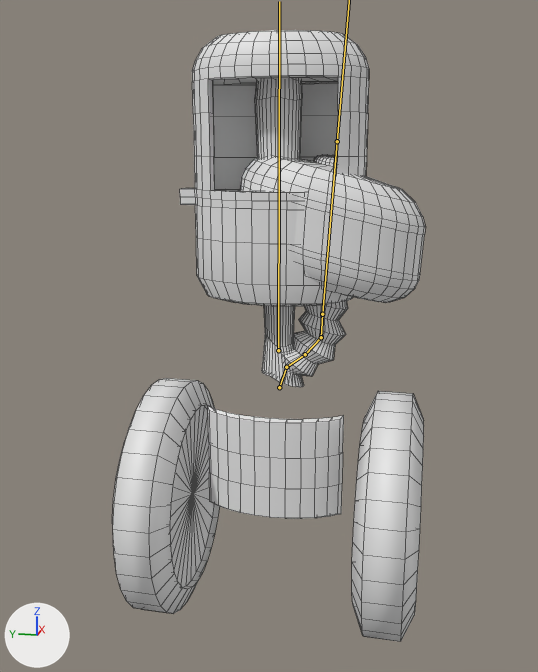
What one commit did to the FBX model Assets/robottikaula.fbx.
Rendered twice from a camera (50 mm lens) standing at (-4.08, -0.76, 2.81) and looking at (0.0, 0.06, 1.79). Every picture has the same lights, and +X, +Y and +Z are marked at lower left. Both versions are drawn at frame 40 of the action 'Armature|EmptyAction.sivuttain.001'; the numbers are the values there. The bones that bend it are drawn over the model as lines. Mesh edges are drawn as thin lines.
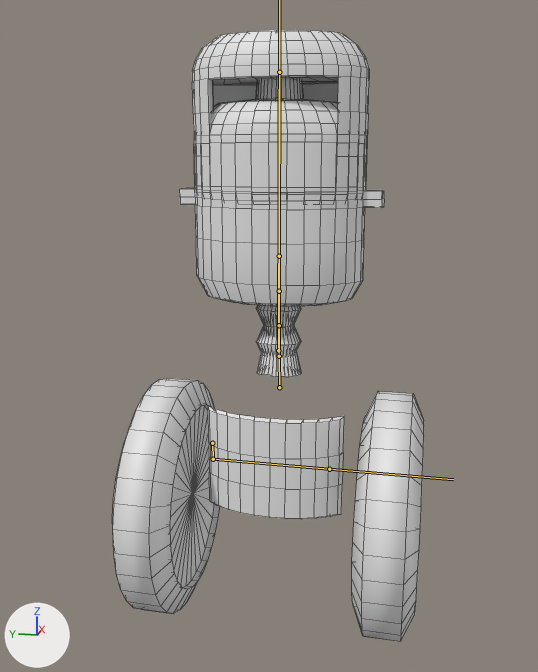
Location of each change, (x1, y1, x2, y2) in pixels of the pictures (538 x 672 px):
'Sphere', posed (17% narrower): before (180, 30, 425, 387); after (180, 30, 384, 377)
bone 'Bone.body.001', root to tip: before (279, 387) to (286, 367); after (279, 387) to (279, 356)
bone 'Bone.body.005', root to tip: before (286, 367) to (305, 354); after (279, 356) to (279, 325)
bone 'Bone.body.004', root to tip: before (305, 354) to (321, 337); after (279, 325) to (279, 291)
bone 'Bone.body.003', root to tip: before (321, 337) to (322, 314); after (279, 291) to (279, 256)
bone 'Bone.body.002', root to tip: before (322, 314) to (337, 141); after (279, 256) to (279, 72)

The change, as a diff of the scene's bpy script:
```diff
--- a/Assets/robottikaula.fbx.py
+++ b/Assets/robottikaula.fbx.py
@@ bone_bone_body_001 @@
 bone_bone_body_001 = bpy.data.objects['Armature'].pose.bones['Bone.body.001']  # child of 'Bone.body'
-bone_bone_body_001.rotation_quaternion = (0.987, 0.158, 0.0, -0.015)  # degrees (18, 0, -2)
-bone_bone_body_001.scale = (1.0, 0.78, 1.0)
+bone_bone_body_001.rotation_quaternion = (1.0, -0.008, 0.0, -0.012)  # degrees (-1, 0, -1)
+bone_bone_body_001.scale = (1.0, 1.12, 1.0)
@@ bone_bone_body_005 @@
 bone_bone_body_005 = bpy.data.objects['Armature'].pose.bones['Bone.body.005']  # child of 'Bone.body.001'
-bone_bone_body_005.rotation_quaternion = (0.968, 0.251, 0.0, -0.021)  # degrees (29, 1, -2)
-bone_bone_body_005.scale = (1.0, 0.97, 1.07)
+bone_bone_body_005.rotation_quaternion = (1.0, 0.002, 0.0, -0.009)  # degrees (0, 0, -1)
+bone_bone_body_005.scale = (1.0, 1.0, 1.0)
@@ bone_bone_body_004 @@
 bone_bone_body_004 = bpy.data.objects['Armature'].pose.bones['Bone.body.004']  # child of 'Bone.body.005'
-bone_bone_body_004.rotation_quaternion = (0.995, -0.095, 0.0, 0.008)  # degrees (-11, 0, 1)
-bone_bone_body_004.scale = (1.0, 0.98, 1.01)
+bone_bone_body_004.rotation_quaternion = (1.0, 0.002, 0.0, 0.003)  # degrees (0, 0, 0)
+bone_bone_body_004.scale = (1.0, 1.0, 1.0)
@@ bone_bone_body_003 @@
 bone_bone_body_003 = bpy.data.objects['Armature'].pose.bones['Bone.body.003']  # child of 'Bone.body.004'
-bone_bone_body_003.rotation_quaternion = (0.973, -0.229, 0.0, 0.02)  # degrees (-26, 1, 2)
-bone_bone_body_003.scale = (1.0, 0.97, 1.06)
+bone_bone_body_003.rotation_quaternion = (1.0, 0.003, 0.0, 0.01)  # degrees (0, 0, 1)
+bone_bone_body_003.scale = (1.0, 1.0, 1.0)
@@ bone_bone_body_002 @@
 bone_bone_body_002 = bpy.data.objects['Armature'].pose.bones['Bone.body.002']  # child of 'Bone.body.003'
-bone_bone_body_002.scale = (1.0, 1.26, 1.0)
+bone_bone_body_002.scale = (1.0, 0.89, 1.0)
```
